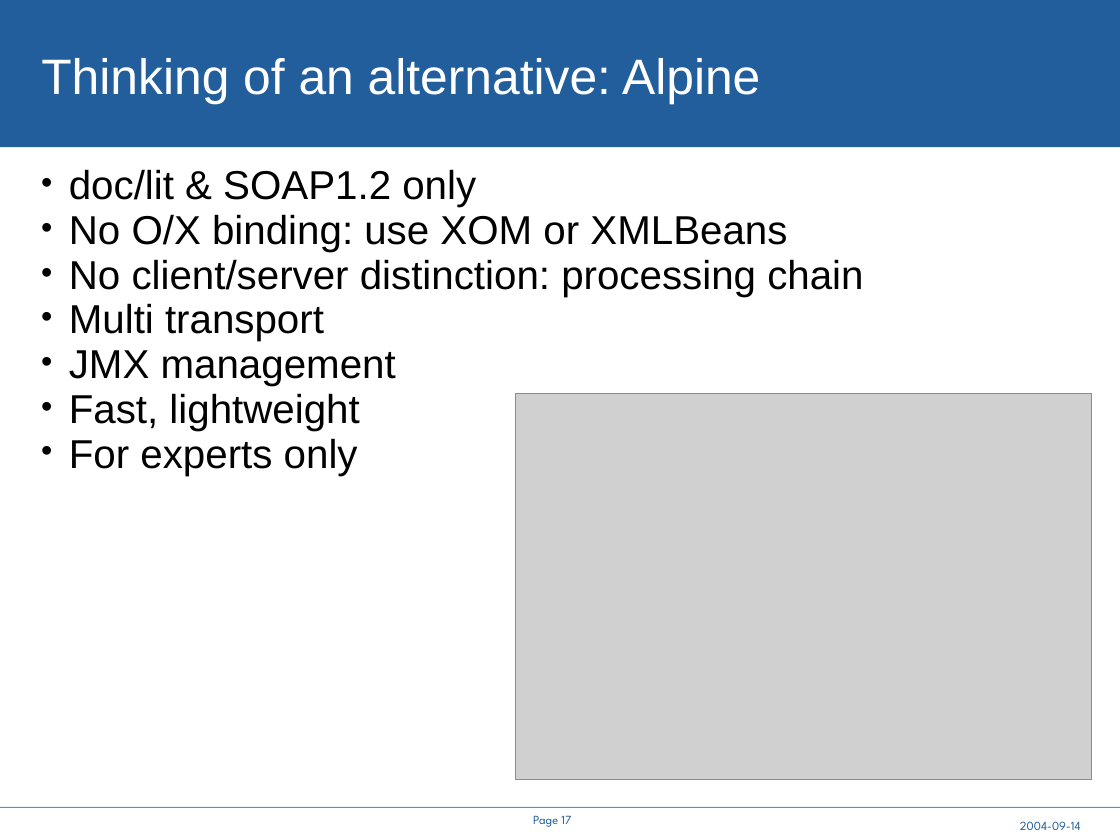
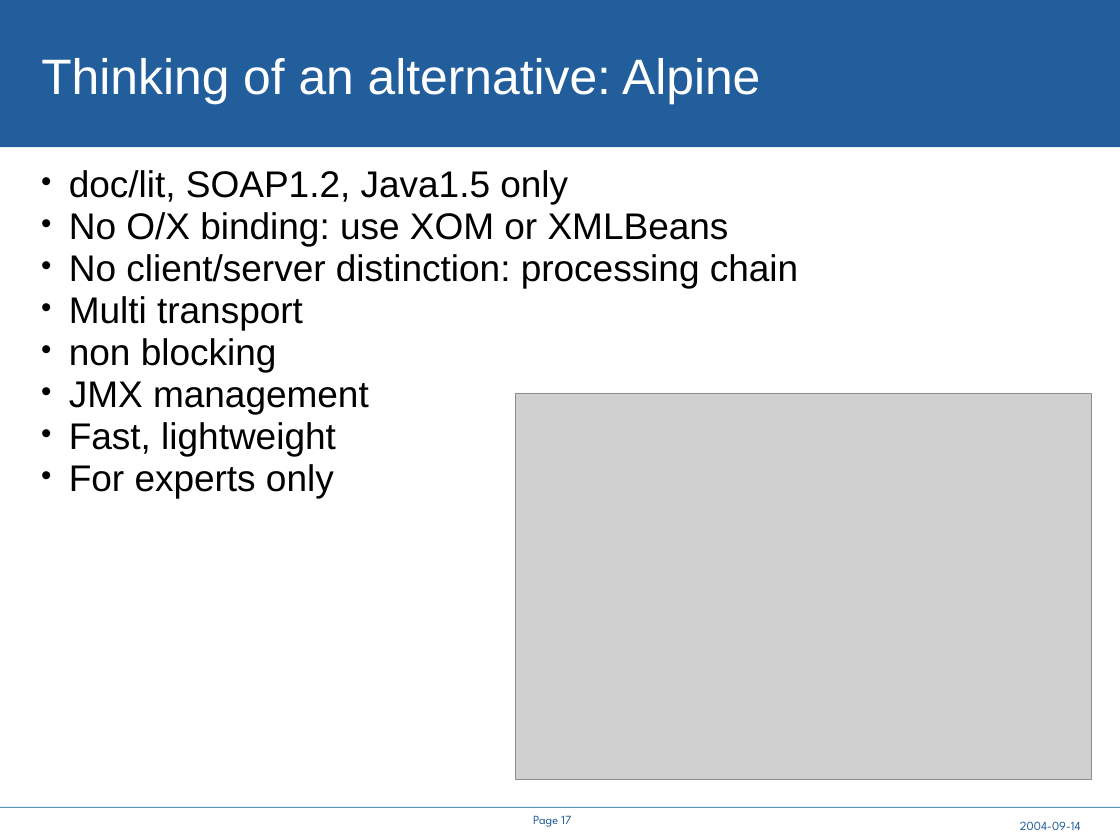
Before and after one commit to steveloughran/smartfrog, a slide deck: slide 17 of core/components/cddlm/doc/A Service API for deployment.ppt. Drawn at 1120x840 pixels with LibreOffice and Linux fonts; fonts in the diff are those of the drawing; grey boxes stand for pictures; background and template pictures are left out. Boxes give left, top, right and bottom in pixels: in the first picture for what was removed or moved away, otherwise in the second. Text is boxed around its words. In the diff, an @@ line names an element or a change of style, - is before the commit and + after.

```diff
--- a/core/components/cddlm/doc/A Service API for deployment.ppt
+++ b/core/components/cddlm/doc/A Service API for deployment.ppt
@@ text at [69, 170, 568, 204]: text changed; size 25.9 to 23.8 pt @@
-• doc/lit & SOAP1.2 only
+• doc/lit, SOAP1.2, Java1.5 only
@@ text at [69, 212, 798, 498]: size 25.9 to 23.8 pt in "No O/X binding: use XOM or XMLBeans", "No client/server distinction: processing chain", "Multi transport", "JMX management" and 2 more places @@
@@ text at [69, 338, 277, 372]: paragraph added @@
+• non blocking
```
Also in this commit, not shown: 11 other slides changed, 1 slide added, 1 slide removed, 7 other files.
